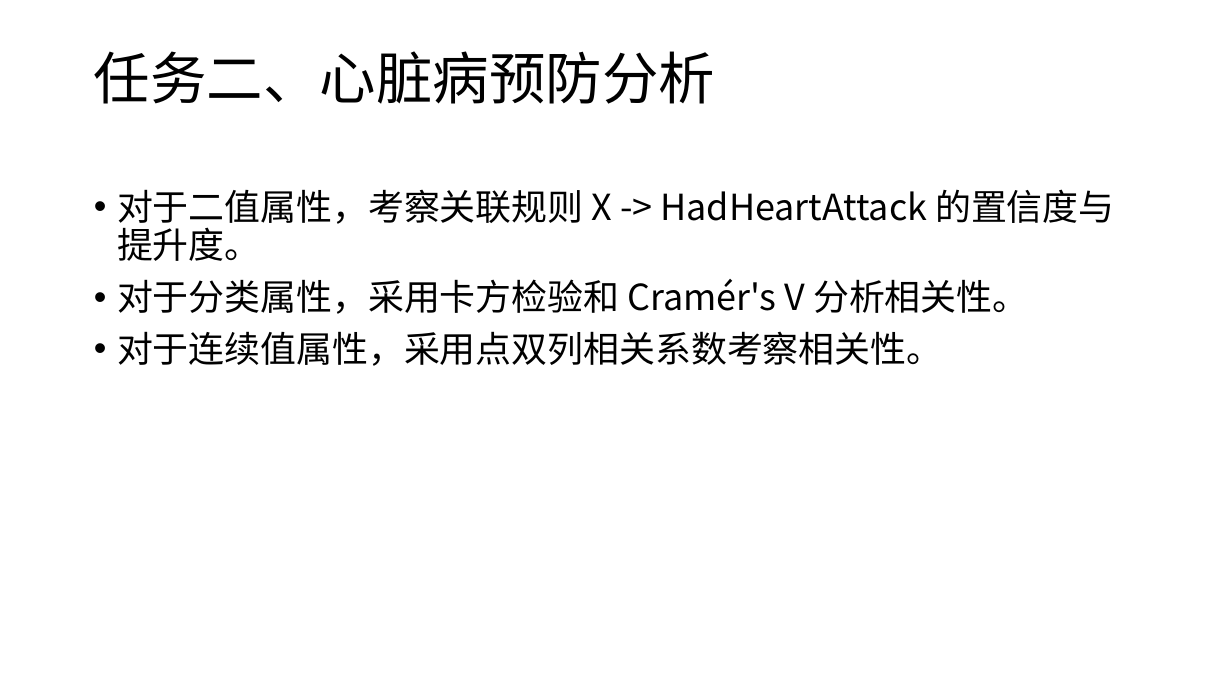
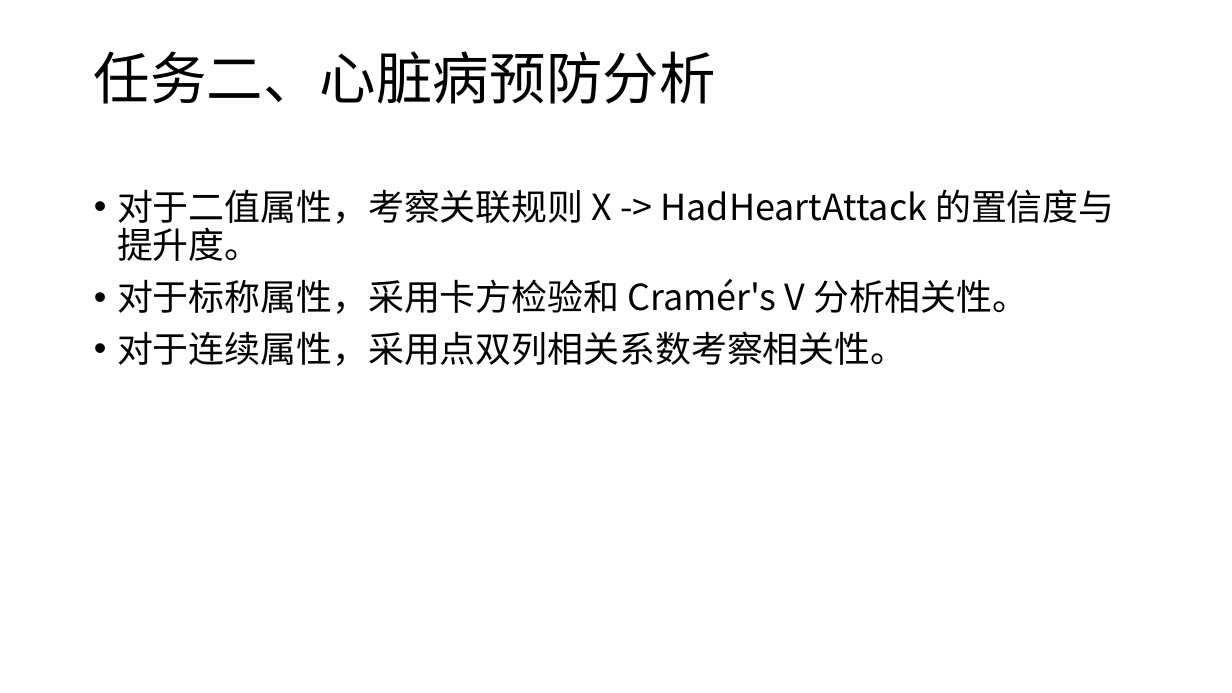
Before and after one commit to Mr-LUHAOYU/DataMiningClassDesign, a slide deck: slide 12 of commit/课程报告.pptx (slide 11 before the commit). Drawn at 1232x693 pixels with LibreOffice and Linux fonts; fonts in the diff are those of the drawing. Boxes give left, top, right and bottom in pixels: in the first picture for what was removed or moved away, otherwise in the second. Text is boxed around its words. In the diff, an @@ line names an element or a change of style, - is before the commit and + after.

```diff
--- a/commit/课程报告.pptx
+++ b/commit/课程报告.pptx
@@ text at box(117, 279, 1028, 366): text changed @@
-• 对于分类属性，采用卡方检验和 Cramér's V 分析相关性。
-• 对于连续值属性，采用点双列相关系数考察相关性。
+• 对于标称属性，采用卡方检验和 Cramér's V 分析相关性。
+• 对于连续属性，采用点双列相关系数考察相关性。
```
Also in this commit, not shown: 2 other slides changed, 1 slide added.
